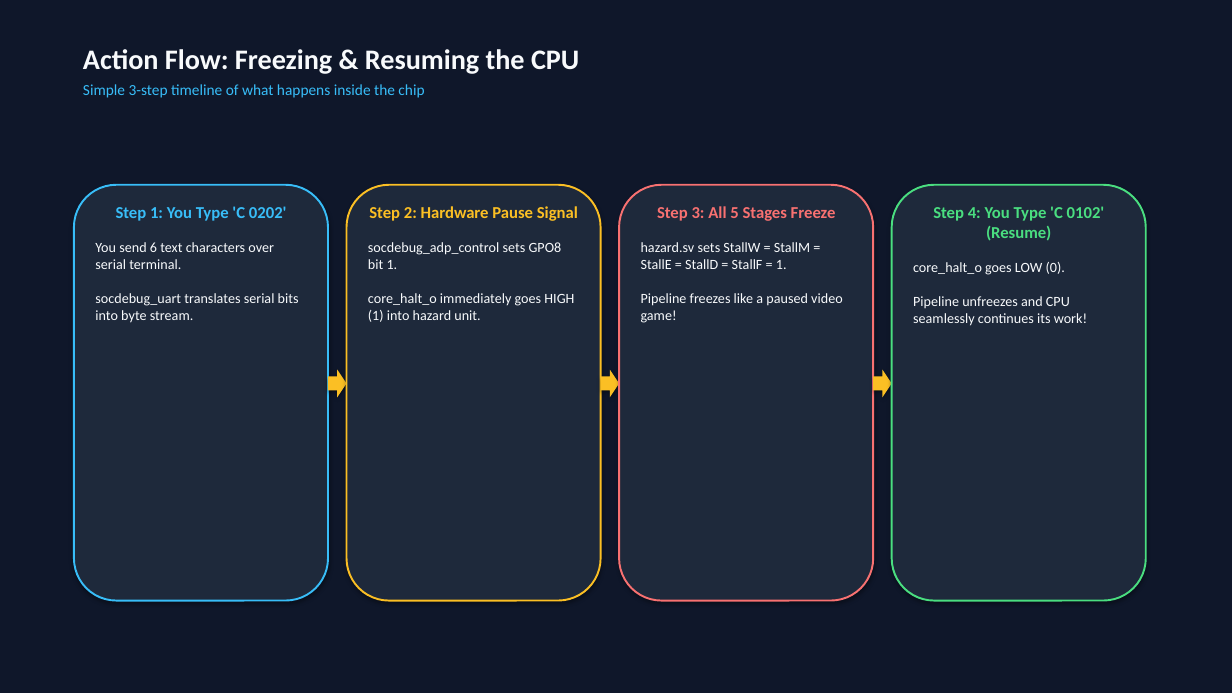
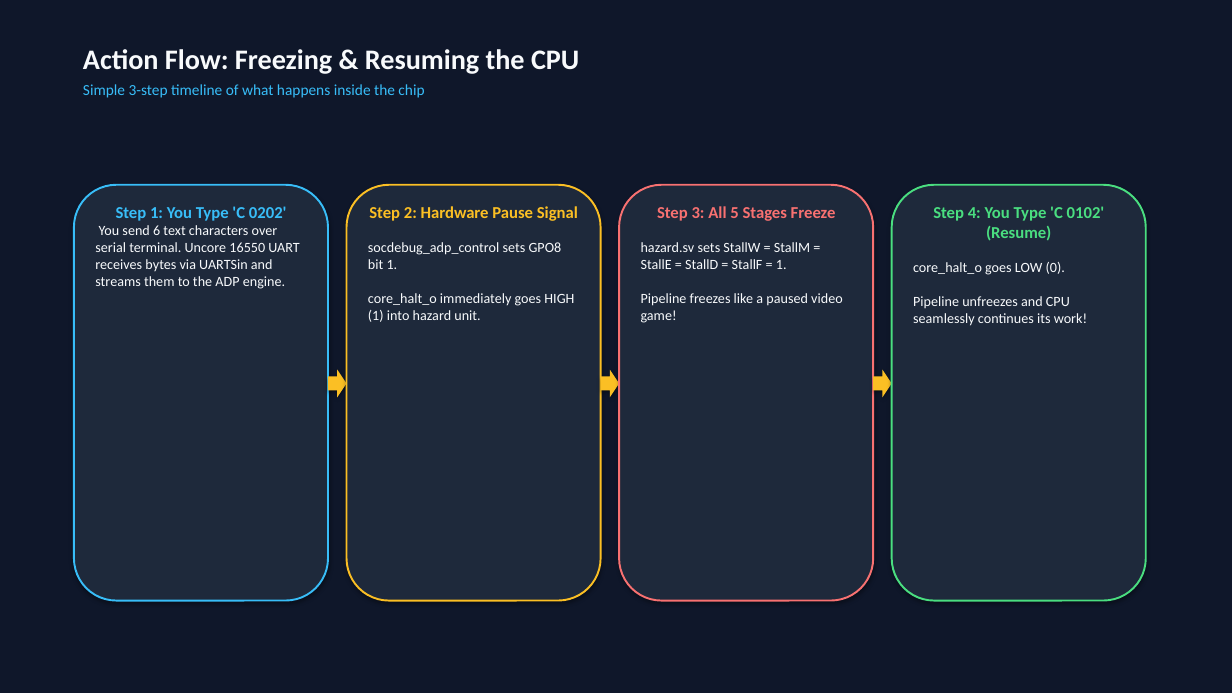
Before and after one commit to BommisettyGanesh/cvw, a slide deck: slide 6 of 1tops_soc/src/debugger/soc_debugger_architecture.pptx. Drawn at 1232x693 pixels with LibreOffice and Linux fonts; fonts in the diff are those of the drawing. Boxes give left, top, right and bottom in pixels: in the first picture for what was removed or moved away, otherwise in the second. Text is boxed around its words. In the diff, an @@ line names an element or a change of style, - is before the commit and + after.

```diff
--- a/1tops_soc/src/debugger/soc_debugger_architecture.pptx
+++ b/1tops_soc/src/debugger/soc_debugger_architecture.pptx
@@ text in rounded rectangle at [95, 225, 299, 289]: text changed @@
-You send 6 text characters over serial terminal.
-socdebug_uart translates serial bits into byte stream.
+You send 6 text characters over serial terminal. Uncore 16550 UART receives bytes via UARTSin and streams them to the ADP engine.
```
Also in this commit, not shown: 3 other slides changed, 11 other files.
